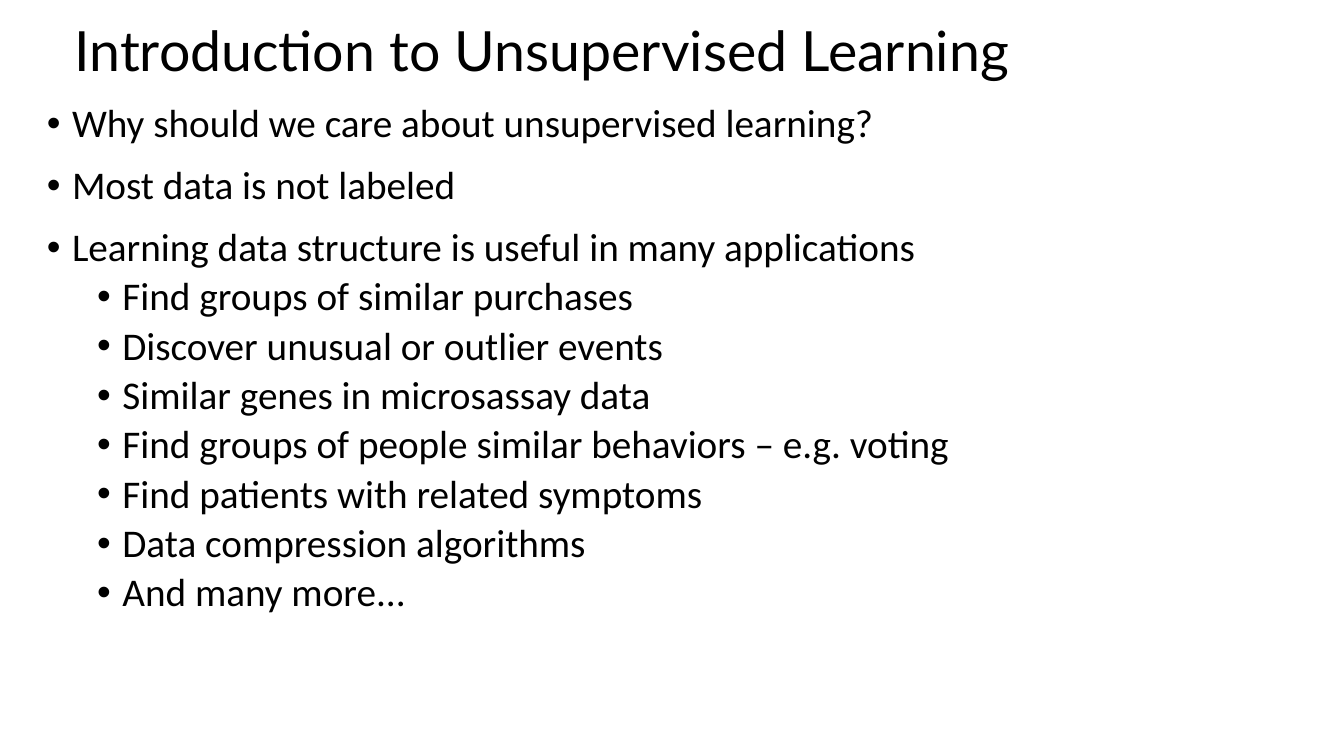
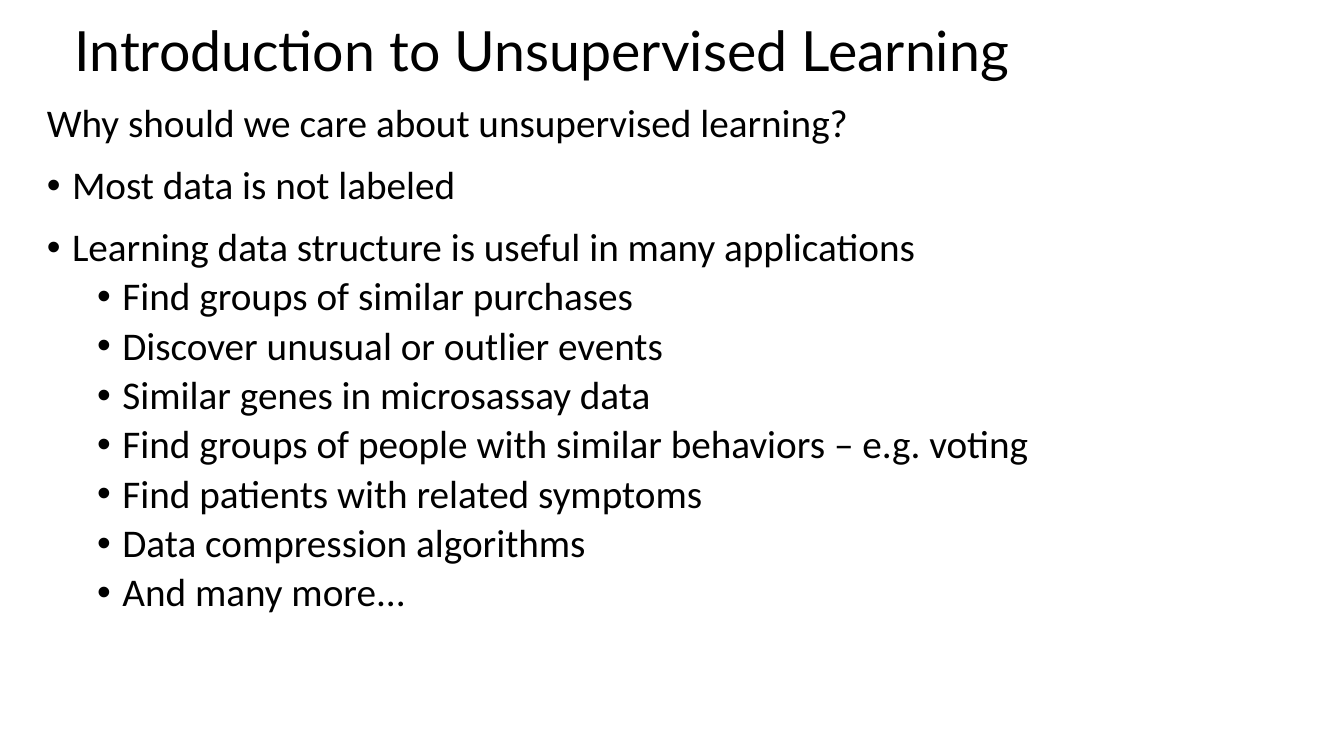
Before and after one commit to StephenElston/CSCI-E-108, a slide deck: slide 6 of slides/6_IntroductionToClustering.pptx. Drawn at 1344x756 pixels with LibreOffice and Linux fonts; fonts in the diff are those of the drawing. Boxes give left, top, right and bottom in pixels: in the first picture for what was removed or moved away, otherwise in the second. Text is boxed around its words. In the diff, an @@ line names an element or a change of style, - is before the commit and + after.

Commit message:
Corrected small typo from lecture

```diff
--- a/slides/6_IntroductionToClustering.pptx
+++ b/slides/6_IntroductionToClustering.pptx
@@ text at bbox=[47, 109, 848, 144]: bullet • to none @@
@@ text at bbox=[122, 430, 1028, 465]: text changed @@
-  • Find groups of people similar behaviors – e.g. voting
+  • Find groups of people with similar behaviors – e.g. voting
```
Also in this commit, not shown: 33 other slides changed.
